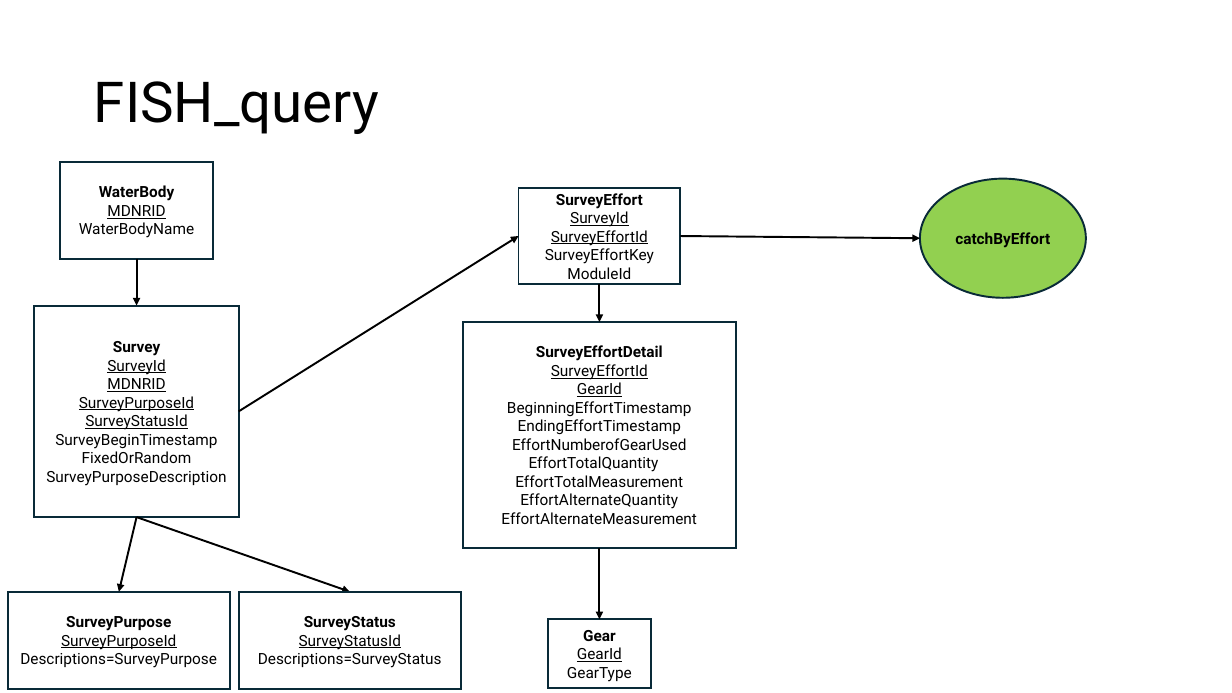
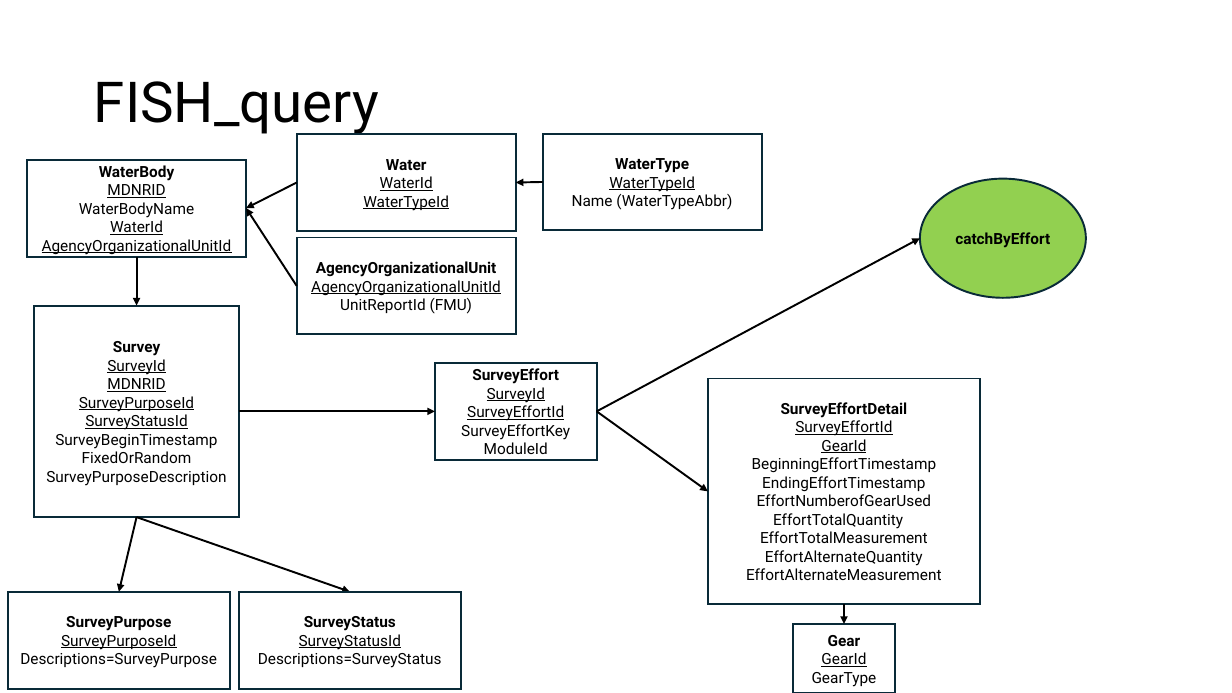
Before and after one commit to DNRFISH/MFA, a slide deck: slide 2 of dev/MFA_table_joins.pptx. Drawn at 1232x693 pixels with LibreOffice and Linux fonts; fonts in the diff are those of the drawing. Boxes give left, top, right and bottom in pixels: in the first picture for what was removed or moved away, otherwise in the second. Text is boxed around its words. In the diff, an @@ line names an element or a change of style, - is before the commit and + after.

Commit message:
added FMU and WaterTypeAbbr as filters #30

```diff
--- a/dev/MFA_table_joins.pptx
+++ b/dev/MFA_table_joins.pptx
@@ rectangle added at bbox=[297, 134, 516, 231], outline #092A39 1.5 pt, 12 pt, text #000000, underline @@
+Water
+WaterId
+WaterTypeId
@@ rectangle added at bbox=[543, 134, 762, 231], outline #092A39 1.5 pt, 12 pt, text #000000 @@
+WaterType
+WaterTypeId
+Name (WaterTypeAbbr)
@@ rectangle "WaterBody": place and size @@
-rectangle "WaterBody" at bbox=[60, 162, 213, 259]
+rectangle "WaterBody" at bbox=[27, 160, 246, 257]
@@ arrow added from (297, 286) to (246, 208), #000000 1.5 pt @@
@@ arrow added from (297, 183) to (246, 208), #000000 1.5 pt @@
@@ arrow added from (543, 182) to (516, 183), #000000 1.5 pt @@
@@ text in rectangle at bbox=[42, 220, 232, 255]: paragraphs added @@
+WaterId
+AgencyOrganizationalUnitId
@@ rectangle added at bbox=[297, 238, 516, 335], outline #092A39 1.5 pt, 12 pt, text #000000 @@
+AgencyOrganizationalUnit
+AgencyOrganizationalUnitId
+UnitReportId (FMU)
@@ arrow moved from (680, 236) - (921, 238) to (597, 411) - (921, 238) @@
@@ rectangle "SurveyEffort": place and size @@
-rectangle "SurveyEffort" at bbox=[518, 188, 680, 285]
+rectangle "SurveyEffort" at bbox=[435, 363, 597, 460]
@@ rectangle "SurveyEffortDetail": place and size @@
-rectangle "SurveyEffortDetail" at bbox=[463, 323, 736, 548]
+rectangle "SurveyEffortDetail" at bbox=[708, 379, 981, 604]
@@ arrow moved from (238, 411) - (518, 236) to (238, 411) - (435, 411) @@
@@ arrow moved from (600, 285) - (600, 323) to (597, 411) - (708, 492) @@
@@ rectangle "Gear": place and size @@
-rectangle "Gear" at bbox=[548, 619, 651, 689]
+rectangle "Gear" at bbox=[793, 624, 896, 693]
@@ arrow moved from (600, 548) - (600, 619) to (844, 604) - (844, 624) @@
```
Also in this commit, not shown: 2 other files.
